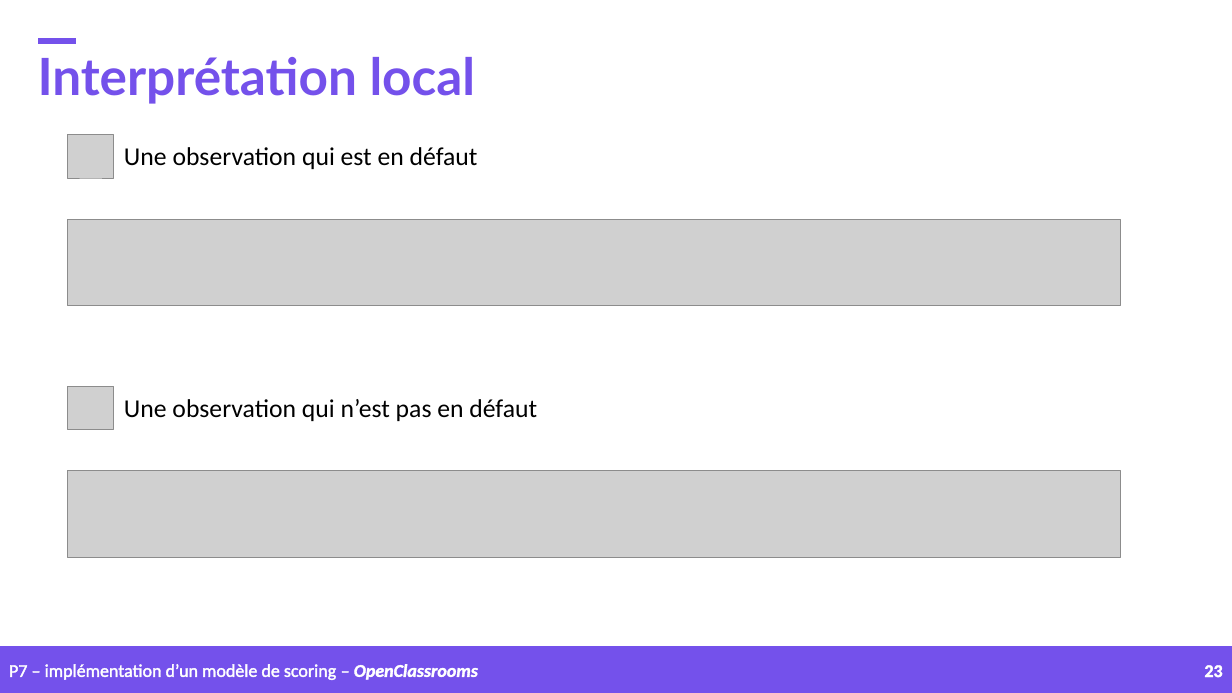
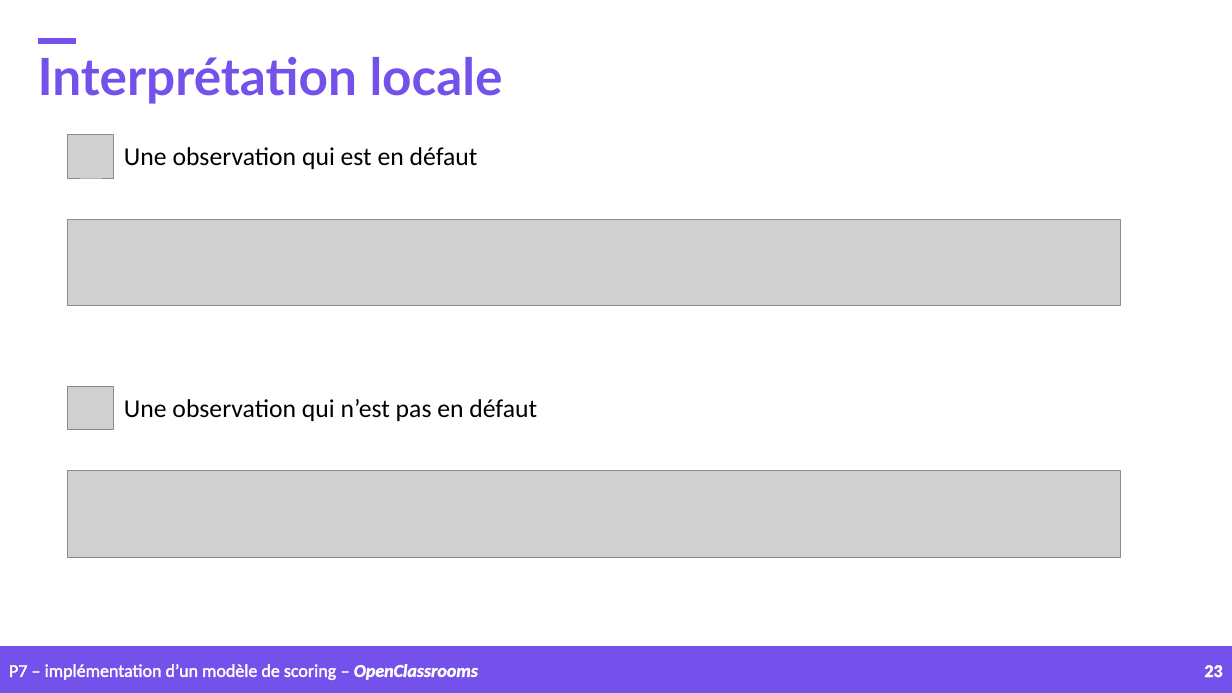
Before and after one commit to samirhinojosa/OC-P7-IMPLEMENT-A-SCORING-MODEL, a slide deck: slide 23 of supports/P7_presentation_final_v3.pptx. Drawn at 1232x693 pixels with LibreOffice and Linux fonts; fonts in the diff are those of the drawing; grey boxes stand for pictures; background and template pictures are left out. Boxes give left, top, right and bottom in pixels: in the first picture for what was removed or moved away, otherwise in the second. Text is boxed around its words. In the diff, an @@ line names an element or a change of style, - is before the commit and + after.

```diff
--- a/supports/P7_presentation_final_v3.pptx
+++ b/supports/P7_presentation_final_v3.pptx
@@ text at (38,57,503,104): text changed @@
-Interprétation local
+Interprétation locale
```
Also in this commit, not shown: 7 other slides changed, 5 other files.
